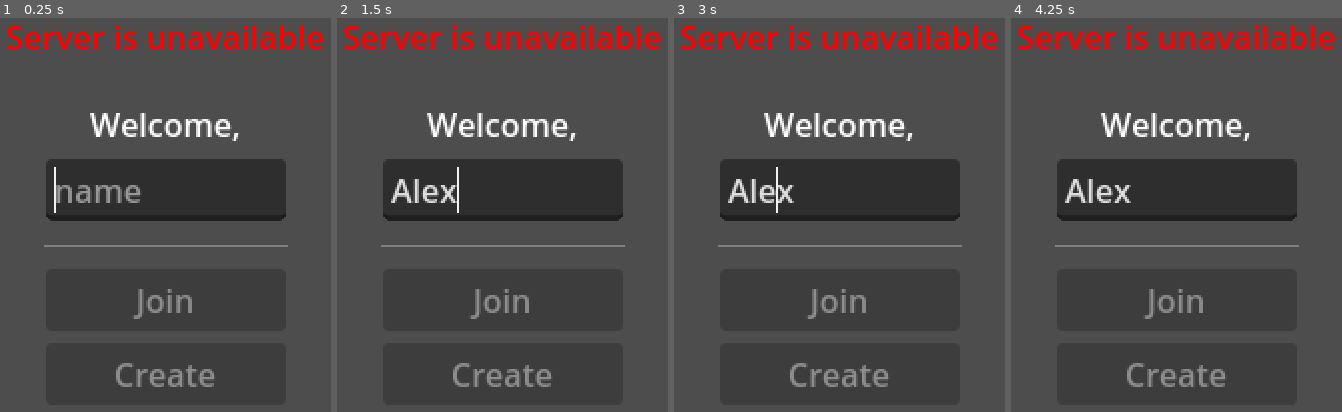
Above: before the commit, frames 1-4 (left to right).
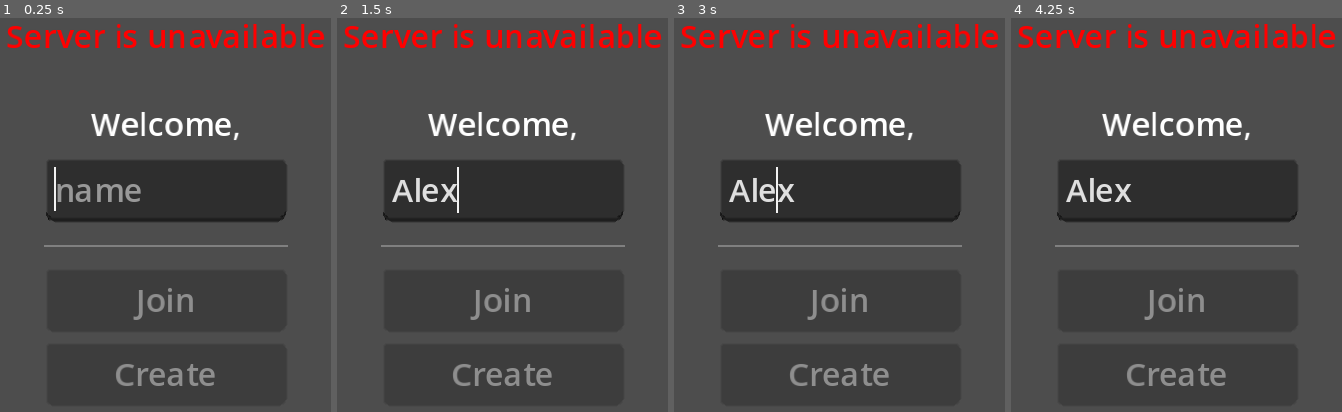
Above: after the commit, the same moments.

Repository: andreibachim/santa
Game: Godot game, scene res://Santa3.tscn
The game is run twice, just before and just after one commit, with the same random seed, the same clock (stepped at 60 frames per second) and the same inputs.
Inputs (mouse positions are in pixels of both pictures, inside the frame that each line leads up to):
- Up to frame 1 (0.25 s): no input
- Up to frame 2 (1.5 s): click (502, 191) at 0.52 s; type "Alex" at 0.6 s; tap Enter (ui_accept) at 1.25 s; hold Right (ui_right) from 1.28 s (still down); hold Enter (ui_accept) from 1.28 s (still down)
- Up to frame 3 (3 s): release Enter (ui_accept) at 2.03 s; tap Enter (ui_accept) at 2.1, 2.27, 2.57, 2.75 s; release Right (ui_right) at 2.78 s; hold Left (ui_left) from 2.78 s (still down); hold Enter (ui_accept) from 2.78 s (still down)
- Up to frame 4 (4.25 s): release Left (ui_left) at 3.53 s; release Enter (ui_accept) at 3.53 s; hold Right (ui_right) from 3.53 s (still down); tap Enter (ui_accept) at 3.6, 3.77, 4.07 s

The runs differ from the first frame. In frame 1, 4.2% of the frame differs, in the area x 1-98%, y 1-94%; in frame 2, 4.2%; in frame 3, 4.2%; in frame 4, 4.2%.

Commit message:
change name of player to peer ids

Diff:
--- a/player/Player.tscn
+++ b/player/Player.tscn
@@ -6,10 +6,10 @@
 [sub_resource type="CapsuleShape2D" id="CapsuleShape2D_d81a7"]
 
 [sub_resource type="SceneReplicationConfig" id="SceneReplicationConfig_bjvky"]
-properties/0/path = NodePath(".:position")
+properties/0/path = NodePath(".:modulate")
 properties/0/spawn = false
 properties/0/replication_mode = 2
-properties/1/path = NodePath(".:modulate")
+properties/1/path = NodePath(".:position")
 properties/1/spawn = false
 properties/1/replication_mode = 2
 
@@ -27,7 +27,7 @@
 horizontal_alignment = 1
 
 [node name="Camera" type="Camera2D" parent="."]
-offset = Vector2(60, 40)
+offset = Vector2(60, -40)
 
 [node name="Sprite" type="Sprite2D" parent="."]
 position = Vector2(7.15256e-07, 0)
--- a/player/player.gd
+++ b/player/player.gd
@@ -3,10 +3,11 @@
 
 const MAX_SPEED = 300.0
 const MIN_SPEED = 150.0
-const ACC = 25
+const ACC = 65
 const DRAG = 25
 var speed = MIN_SPEED
 const JUMP_VELOCITY = -320.0
+var jmp := 0.0
 
 @onready var name_label := $Name
 @onready var sprite := $Sprite
@@ -14,10 +15,8 @@
 var player_name: String
 var color: Color
 
-var test = 1_000_000.0
-
 func _ready() -> void:
-	if (multiplayer.is_server() || multiplayer.get_unique_id() != get_multiplayer_authority()):
+	if not is_multiplayer_authority():
 		set_physics_process(false)
 		$Camera.enabled = false
 	else:
@@ -25,11 +24,13 @@
 	name_label.text = player_name
 	sprite.self_modulate = color
 
-var jmp: float = 0.0
+func _process(_delta: float) -> void:
+	pass
+
 func _physics_process(delta: float) -> void:
 	if not is_on_floor():
 		if Input.is_action_pressed("ui_accept"):
-			jmp = lerp(jmp, 0.0, 0.1)
+			jmp = lerp(jmp, 0.0, 0.05 )
 		else:
 			jmp = 0.0
 		velocity.y += (980 - jmp) * delta
@@ -42,6 +43,7 @@
 		velocity.y -= 200
 		jmp = 1000
 
+	#velocity.x = Input.get_axis("ui_left", "ui_right") * speed
 	velocity.x = 1 * speed
 	move_and_slide()
 
--- a/project.godot
+++ b/project.godot
@@ -25,9 +25,11 @@
 window/size/viewport_height=240
 window/size/window_width_override=720
 window/size/window_height_override=480
-window/stretch/mode="viewport"
+window/stretch/mode="canvas_items"
 
 [rendering]
 
 renderer/rendering_method="gl_compatibility"
 renderer/rendering_method.mobile="gl_compatibility"
+2d/snap/snap_2d_transforms_to_pixel=true
+2d/snap/snap_2d_vertices_to_pixel=true
--- a/screens/game/game.gd
+++ b/screens/game/game.gd
@@ -52,6 +52,7 @@
 func _spawn_player(data) -> Player:
 	get_tree().create_tween().tween_property(ui_overlay, "modulate:a", 0, 0.2)
 	var player: Player = player_packed_scene.instantiate()
+	player.set_name(str(data.peer_id))
 	player.set_multiplayer_authority(data.peer_id)
 	player.set_player_name(data.player_name)
 	player.set_color(data.color)
